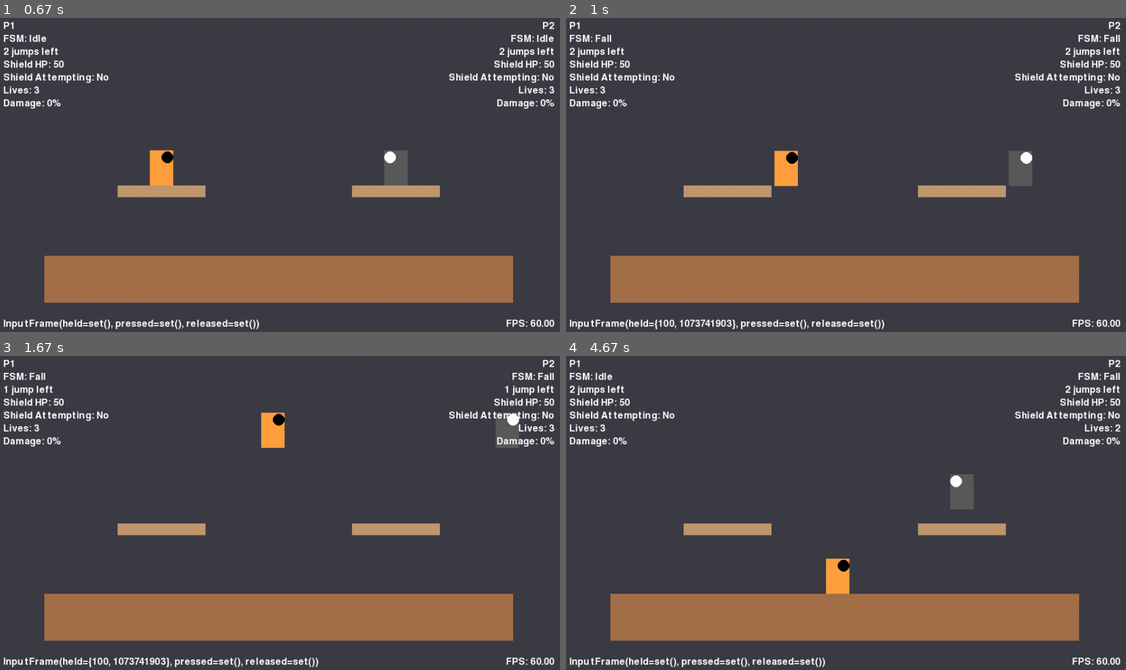
Above: before the commit, frames 1-4 (two rows, left to right).
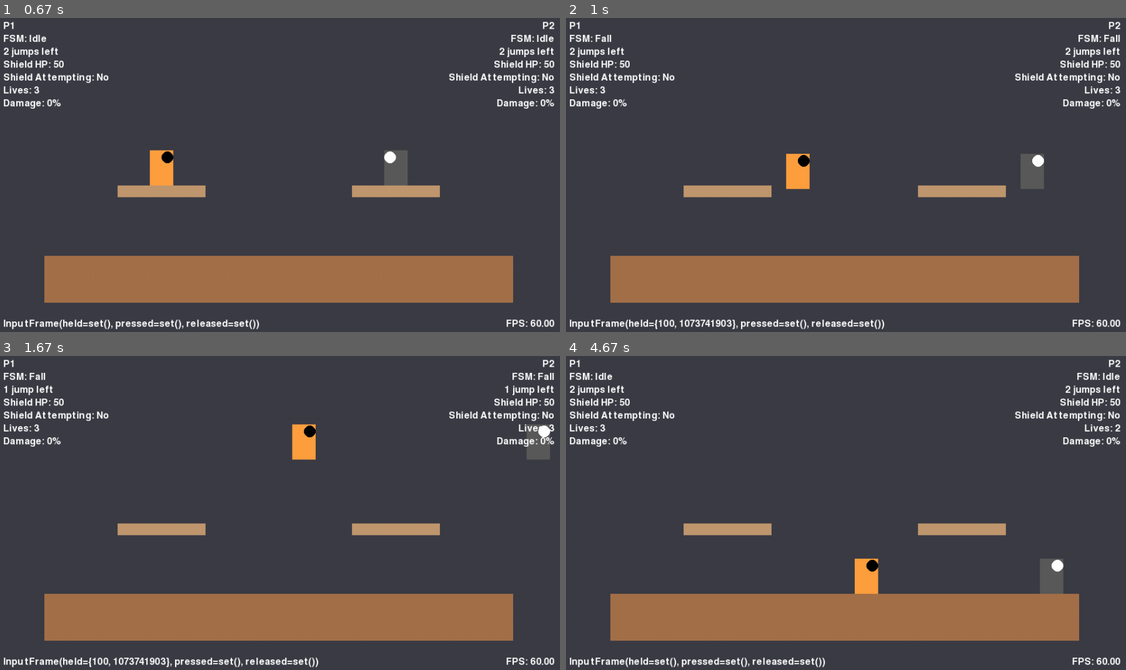
Above: after the commit, the same moments.

Repository: avidrucker/pycats
Game: pygame game, started from pycats/game.py
Same seed, same stepped clock (60 frames per second), same inputs: the game is played once before the commit and once after it.
Inputs:
- Up to frame 1 (0.67 s): tap V at 0.33 s
- Up to frame 2 (1 s): hold Right from 0.67 s (still down); hold D from 0.67 s (still down)
- Up to frame 3 (1.67 s): release Right at 1.13 s; release D at 1.13 s; hold Up 1.17-1.47 s; hold W 1.17-1.47 s; hold Right from 1.5 s (still down); hold D from 1.5 s (still down)
- Up to frame 4 (4.67 s): release Right at 1.97 s; release D at 1.97 s; hold Left 2-2.53 s; hold A 2-2.53 s; hold Down 2.57-2.87 s; hold S 2.57-2.87 s; hold Left 2.9-3.3 s; hold A 2.9-3.3 s; hold Up 3.33-3.7 s; hold W 3.33-3.7 s; hold Right 3.73-4.37 s; hold D 3.73-4.37 s

Frame 1 is identical in both runs. In frame 2, 1.1% of the frame differs, in the area x 37-86%, y 42-55%; in frame 3, 1.7%; in frame 4, 2.0%, in the area x 46-99%, y 5-76%.

Commit message:
fix adjust physics constants

Diff:
--- a/pycats/config.py
+++ b/pycats/config.py
@@ -25,18 +25,20 @@
 
 GRAVITY = 0.5
 MAX_FALL_SPEED = 13
-MOVE_SPEED = 5
+MOVE_SPEED = 6
 JUMP_VEL = -13
 DODGE_FRAMES = 15
 MAX_JUMPS = 2  # single + double
-GROUND_FRICTION = 0.2
-AIR_FRICTION = 0.05
+
+# ---------------- physics constants --------------
+GROUND_FRICTION = 0.9   # 1.0 = ice; 0.0 = instant stop
+AIR_FRICTION    = 0.85
 
 # Timers (frames)
 HURT_TIME = 12
 STUN_TIME = 60
 DODGE_TIME = 14
-DODGE_SPEED = 28  # horizontal boost for a roll
+DODGE_SPEED = 22  # horizontal boost for a roll
 
 # ---------------- combat / attacks ----------------
 #### TODO: implement variable attack lifetimes, attack sizes, attack colors, and hit damage, save each attack into a dictionary with the attack name as the key
